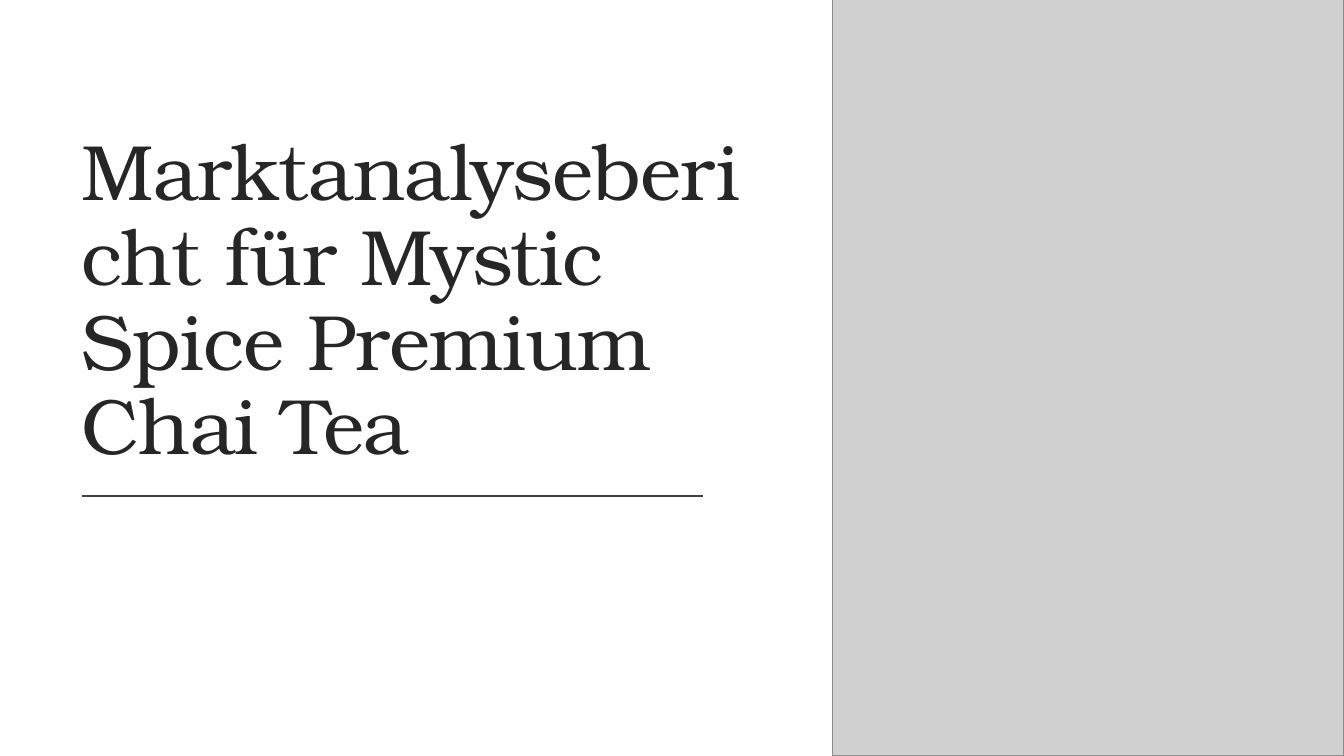
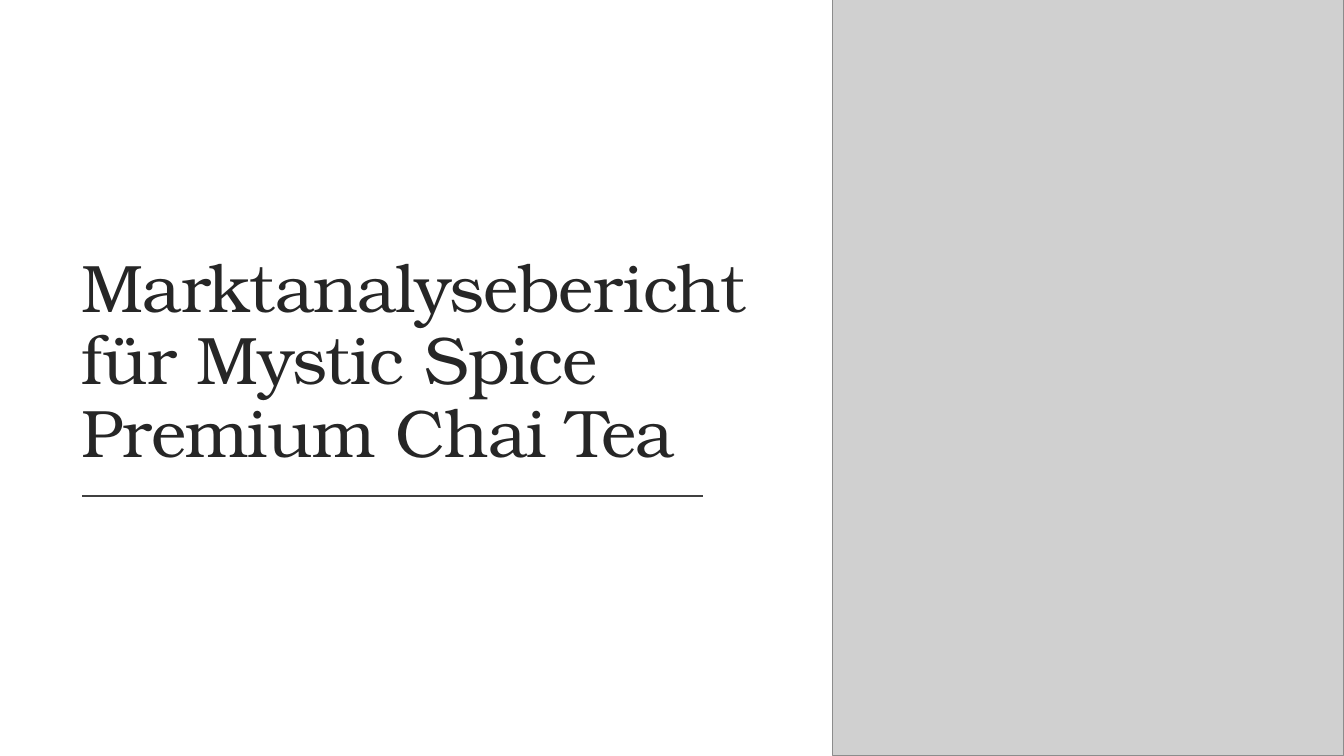
Before and after one commit to MicrosoftLearning/MS-4004-Empower-workforce-copilot-use-cases.de-de, a slide deck: slide 1 of ResourceFiles/Mystic Spice Premium Chai Market Analysis Presentation.pptx. Drawn at 1344x756 pixels with LibreOffice and Linux fonts; fonts in the diff are those of the drawing; grey boxes stand for pictures. Boxes give left, top, right and bottom in pixels: in the first picture for what was removed or moved away, otherwise in the second. Text is boxed around its words. In the diff, an @@ line names an element or a change of style, - is before the commit and + after.

```diff
--- a/ResourceFiles/Mystic Spice Premium Chai Market Analysis Presentation.pptx
+++ b/ResourceFiles/Mystic Spice Premium Chai Market Analysis Presentation.pptx
@@ title "Marktanalysebericht für Mystic Spice Premium ...": place and size @@
-title "Marktanalysebericht für Mystic Spice Premium ..." at [82, 212, 652, 455]
+title "Marktanalysebericht für Mystic Spice Premium ..." at [82, 264, 746, 458]
@@ title "Marktanalysebericht für Mystic Spice Premium ..." at [82, 264, 746, 458]: size 56 to 48 pt @@
```
Also in this commit, not shown: 12 other slides changed, 18 other files.
